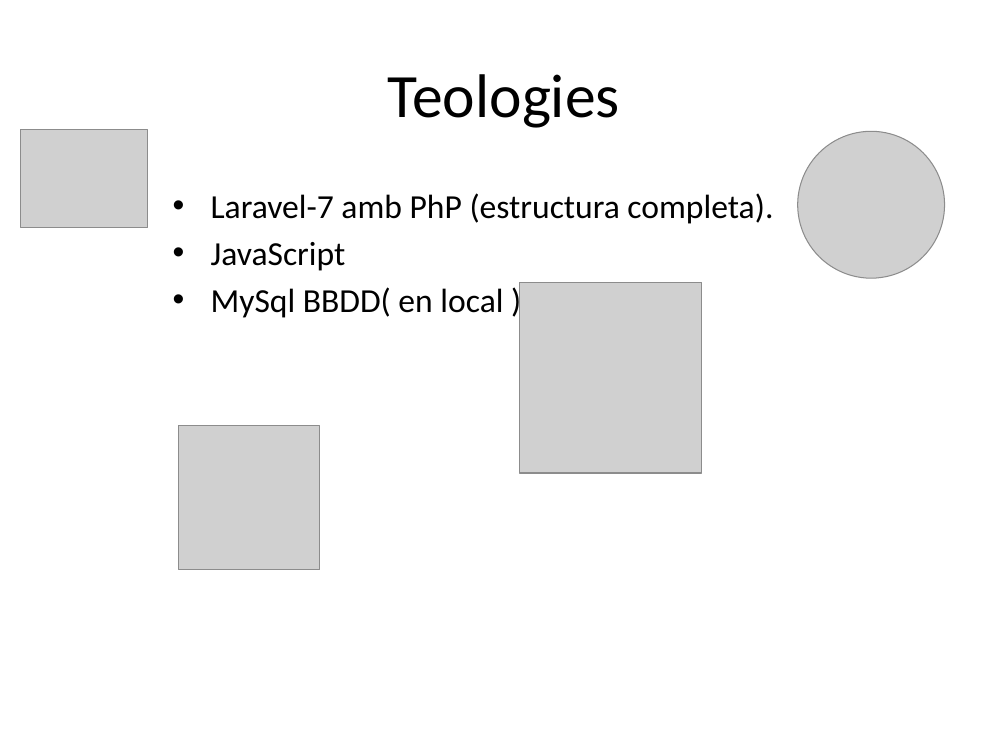
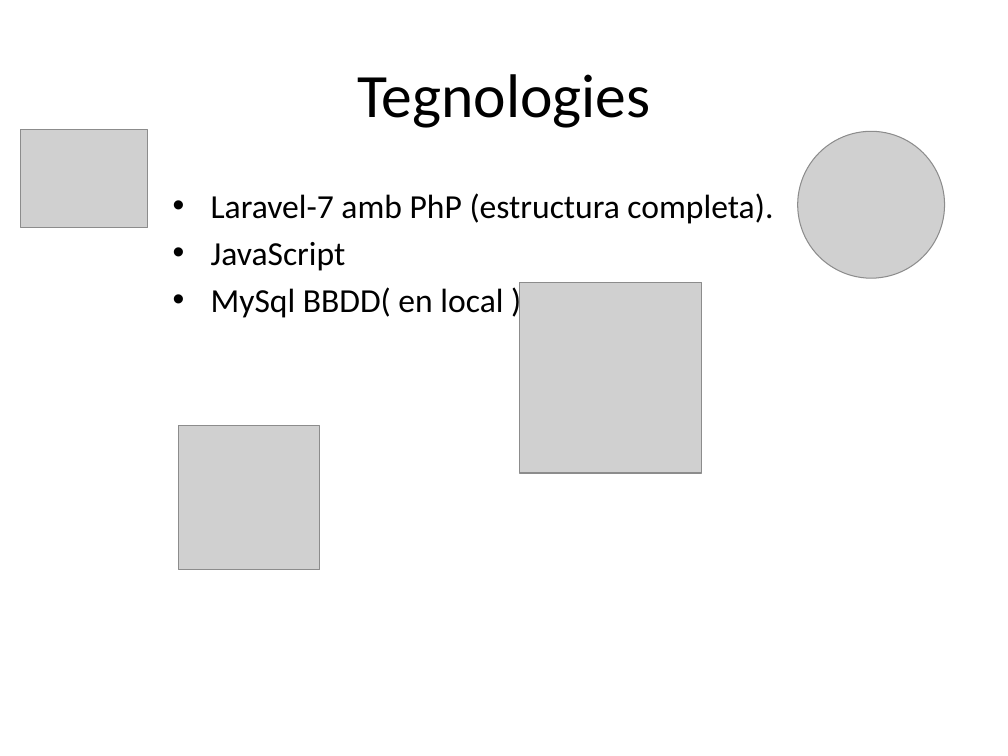
Before and after one commit to nilarrus/VisualMemory, a slide deck: slide 2 of Docs/Visual Memory.pptx. Drawn at 1008x756 pixels with LibreOffice and Linux fonts; fonts in the diff are those of the drawing; grey boxes stand for pictures. Boxes give left, top, right and bottom in pixels: in the first picture for what was removed or moved away, otherwise in the second. Text is boxed around its words. In the diff, an @@ line names an element or a change of style, - is before the commit and + after.

Commit message:
power point

```diff
--- a/Docs/Visual Memory.pptx
+++ b/Docs/Visual Memory.pptx
@@ title at [357,74,650,128]: text changed @@
-Teologies
+Tegnologies
```
